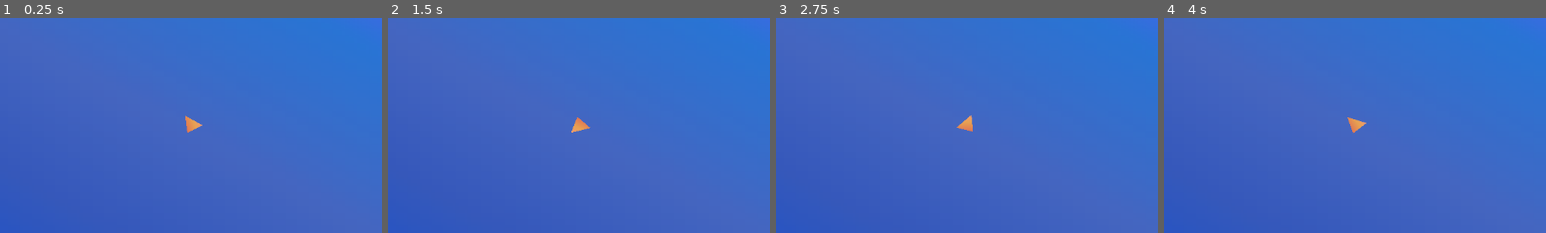
Above: before the commit, frames 1-4 (left to right).
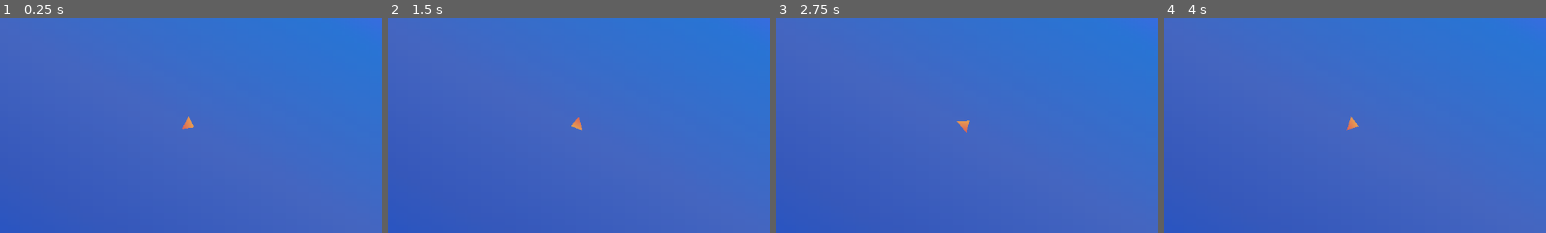
Above: after the commit, the same moments.

Repository: nskins/triangle-defender
Game: Godot game, scene res://world.tscn
The game is run twice, just before and just after one commit, with the same random seed, the same clock (stepped at 60 frames per second) and the same inputs.
Inputs (mouse positions are % of the whole screen's width and height, from its top left):
- Up to frame 1 (0.25 s): no input
- Up to frame 2 (1.5 s): tap Enter at 0.5 s; move the mouse to (72, 45) at 0.52 s; tap Space at 1.25 s; move the mouse to (30, 55) at 1.27 s
- Up to frame 3 (2.75 s): tap Enter at 2 s; move the mouse to (60, 28) at 2.02 s
- Up to frame 4 (4 s): tap Space at 2.75 s; move the mouse to (45, 70) at 2.77 s; tap Enter at 3.5 s; move the mouse to (80, 65) at 3.52 s
The pictures show only the part of the screen within x 22-72%, y 22-72%; the shares and areas given below are measured in that part.

The runs differ from the first frame. In frame 1, 0.2% of the frame differs, in the area x 47-53%, y 45-54%; in frame 2, 0.1%; in frame 3, 0.1%; in frame 4, 0.2%.

Commit message:
Update triangle to point at cursor

Diff:
--- a/world.tscn
+++ b/world.tscn
@@ -18,7 +18,7 @@
 
 [sub_resource type="GradientTexture2D" id="GradientTexture2D_8wbqi"]
 gradient = SubResource("Gradient_8sucy")
-fill_from = Vector2(0.213592, 0.912621)
+fill_from = Vector2(0.242718, 0.786408)
 
 [node name="World" type="Node2D"]
 material = SubResource("ShaderMaterial_ty8sl")
@@ -32,16 +32,15 @@
 
 [node name="Triangle" type="Area2D" parent="."]
 z_index = 1
-position = Vector2(545, 307)
+position = Vector2(541, 306)
 script = ExtResource("1_vik46")
-metadata/_edit_group_ = true
 
 [node name="Collision" type="CollisionPolygon2D" parent="Triangle"]
-position = Vector2(-15, -8)
+position = Vector2(-21, -10)
 scale = Vector2(1, 0.991071)
-polygon = PackedVector2Array(0, 0, 30, 0, 15, 21)
+polygon = PackedVector2Array(15, -1.009, 30, 10.0901, 15, 21)
 
 [node name="Texture" type="Polygon2D" parent="Triangle"]
-position = Vector2(-15, -8)
+position = Vector2(-21, -10)
 texture = SubResource("GradientTexture2D_8wbqi")
-polygon = PackedVector2Array(0, 0, 30, 0, 15, 21)
+polygon = PackedVector2Array(15, -1, 30, 10, 15, 21)
